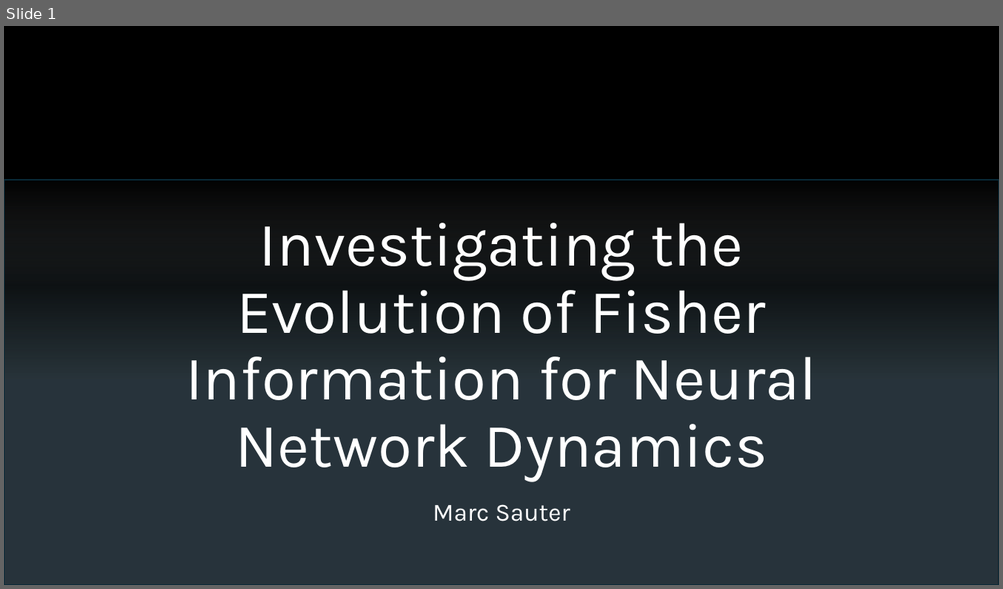
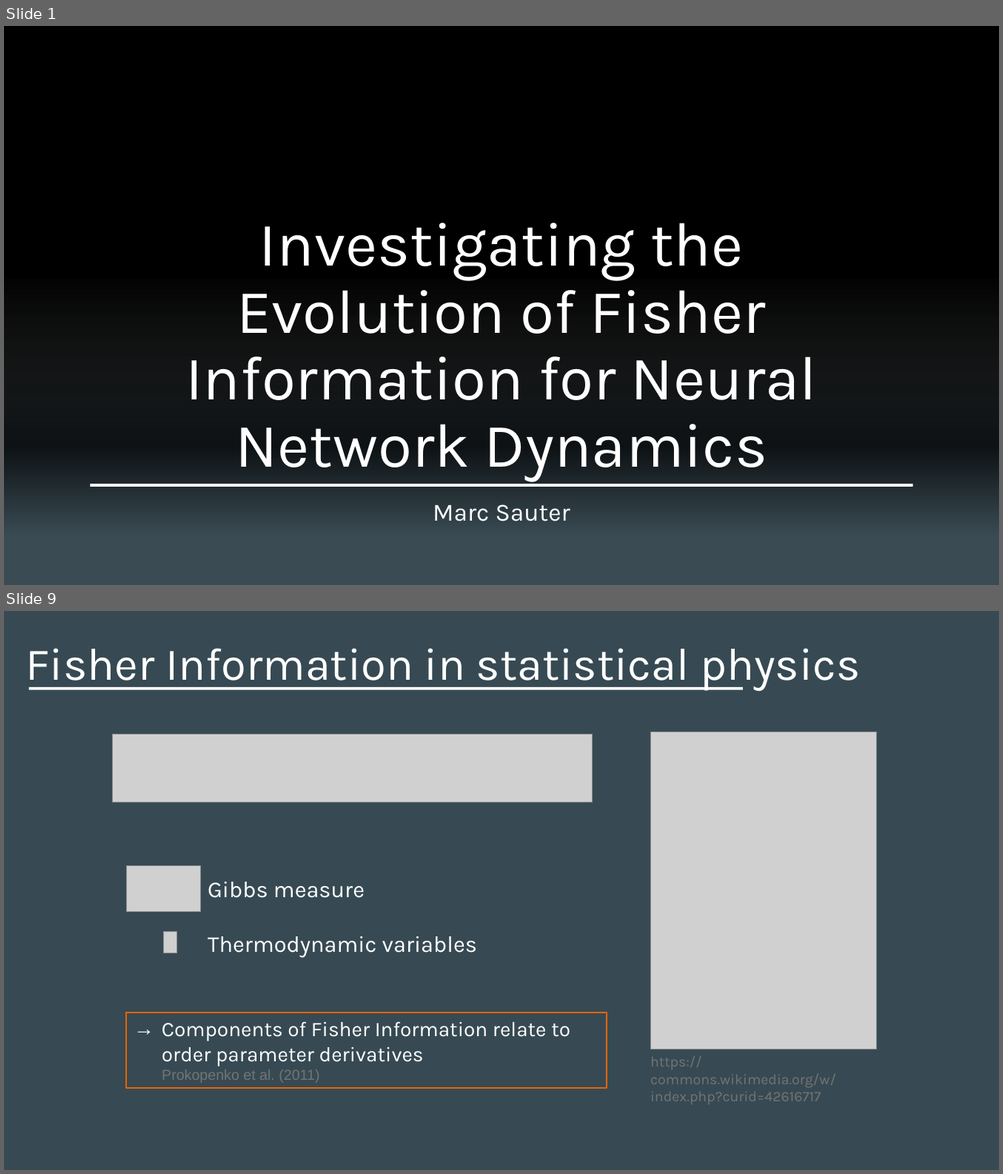
Before and after one commit to ma-sauter/Talks, a slide deck: dpg-fruehjahrstagung-2024/Presentation/Presentation_Marc_Sauter.pptx. Shown one above the other, each under a label of ours: slide 1 before the commit, slides 1 and 9 after it; the slides between them are not shown. The pictures are 1003x589 and 1003x1174 pixels, drawn with LibreOffice and Linux fonts; fonts in the diff are those of the drawing; grey boxes stand for pictures; background and template pictures are left out. Boxes give left, top, right and bottom in pixels: in the first picture for what was removed or moved away, otherwise in the second. Text is boxed around its words. In the diff, an @@ line names an element or a change of style, - is before the commit and + after.

```diff
--- a/dpg-fruehjahrstagung-2024/Presentation/Presentation_Marc_Sauter.pptx
+++ b/dpg-fruehjahrstagung-2024/Presentation/Presentation_Marc_Sauter.pptx
@@ slide 9 added at bbox=[4, 611, 999, 1170], background #374A53 @@
@@ title added at bbox=[26, 648, 860, 691], 44 pt, text #FFFFFF @@
+Fisher Information in statistical physics
@@ rectangle added at bbox=[28, 687, 743, 690], fill #FFFFFF @@
@@ picture added at bbox=[112, 735, 592, 803] @@
@@ picture added at bbox=[650, 732, 876, 1049] @@
@@ picture added at bbox=[126, 866, 200, 911] @@
@@ text added at bbox=[208, 882, 477, 958], 22 pt, text #FFFFFF @@
+Gibbs measure
+Thermodynamic variables
@@ picture added at bbox=[164, 932, 177, 954] @@
@@ rectangle added at bbox=[126, 1013, 606, 1088], outline #EA6400 1.25 pt, 20 pt, text #FFFFFF @@
+→ Components of Fisher Information relate to order parameter derivatives
+Prokopenko et al. (2011)
@@ text added at bbox=[650, 1056, 836, 1105], 14 pt, text #747474 @@
+https://commons.wikimedia.org/w/index.php?curid=42616717
@@ slide 1 changed as well @@
@@ rectangle added at bbox=[4, 26, 999, 585], fill #000000 @@
@@ rectangle: place and size @@
-rectangle at bbox=[4, 181, 999, 585]
+rectangle at bbox=[4, 277, 999, 585]
@@ rectangle at bbox=[4, 277, 999, 585]: outline #092A39 1.5 pt to none @@
@@ rectangle added at bbox=[91, 484, 913, 487], fill #FFFFFF @@
```
Also in this commit, not shown: 44 other slides added, 26 other files.
